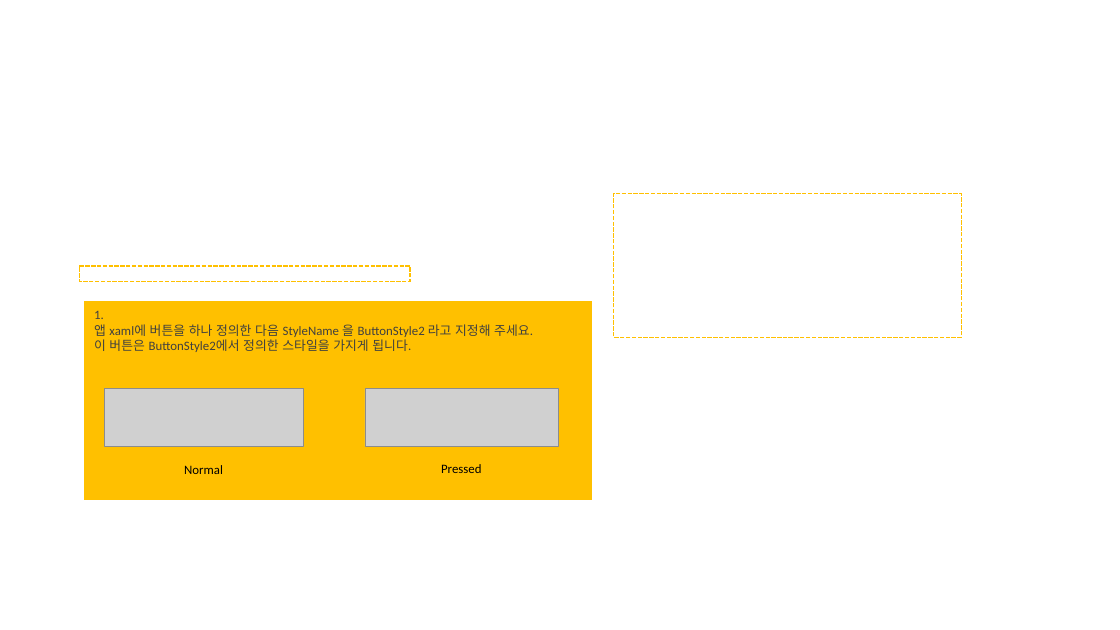
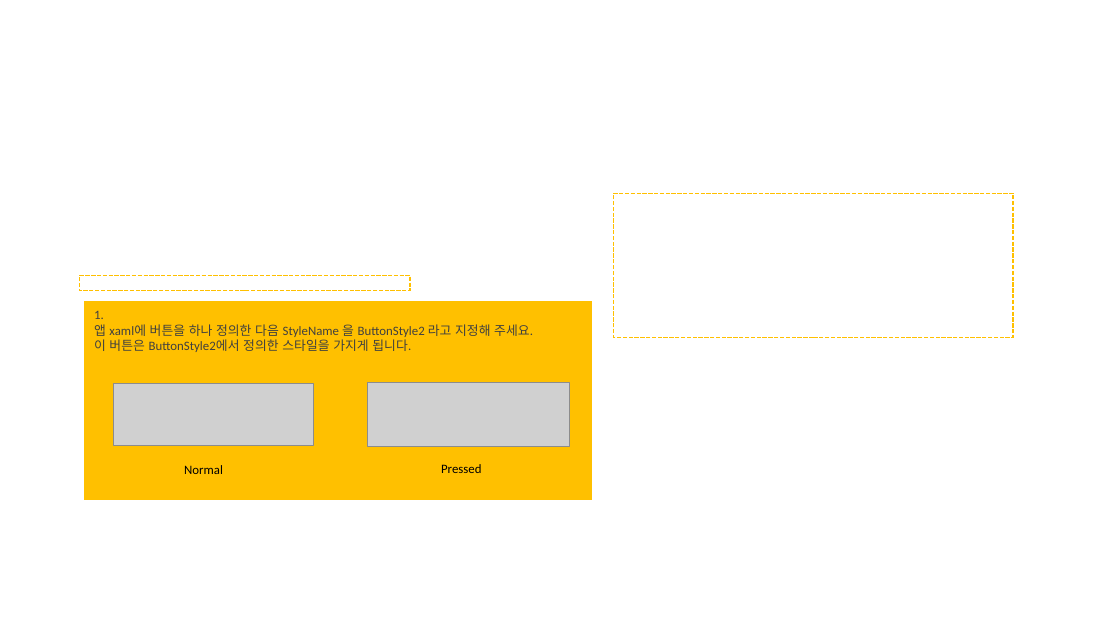
Before and after one commit to nui-dali/Hackerthon2021, a slide deck: slide 10 of Tutorial/Components/2_Buttons_with_styles/button_styles_설명.pptx. Drawn at 1120x630 pixels with LibreOffice and Linux fonts; fonts in the diff are those of the drawing; grey boxes stand for pictures; background and template pictures are left out. Boxes give left, top, right and bottom in pixels: in the first picture for what was removed or moved away, otherwise in the second. Text is boxed around its words. In the diff, an @@ line names an element or a change of style, - is before the commit and + after.

```diff
--- a/Tutorial/Components/2_Buttons_with_styles/button_styles_설명.pptx
+++ b/Tutorial/Components/2_Buttons_with_styles/button_styles_설명.pptx
@@ rectangle: place and size @@
-rectangle at [613,193,961,337]
+rectangle at [613,193,1013,337]
@@ rectangle: place and size @@
-rectangle at [80,266,410,281]
+rectangle at [80,276,410,291]
@@ picture: place and size @@
-picture at [104,389,303,447]
+picture at [113,384,313,445]
@@ picture: place and size @@
-picture at [365,389,559,446]
+picture at [368,383,570,446]
```
Also in this commit, not shown: 6 other slides changed, 2 other files.
